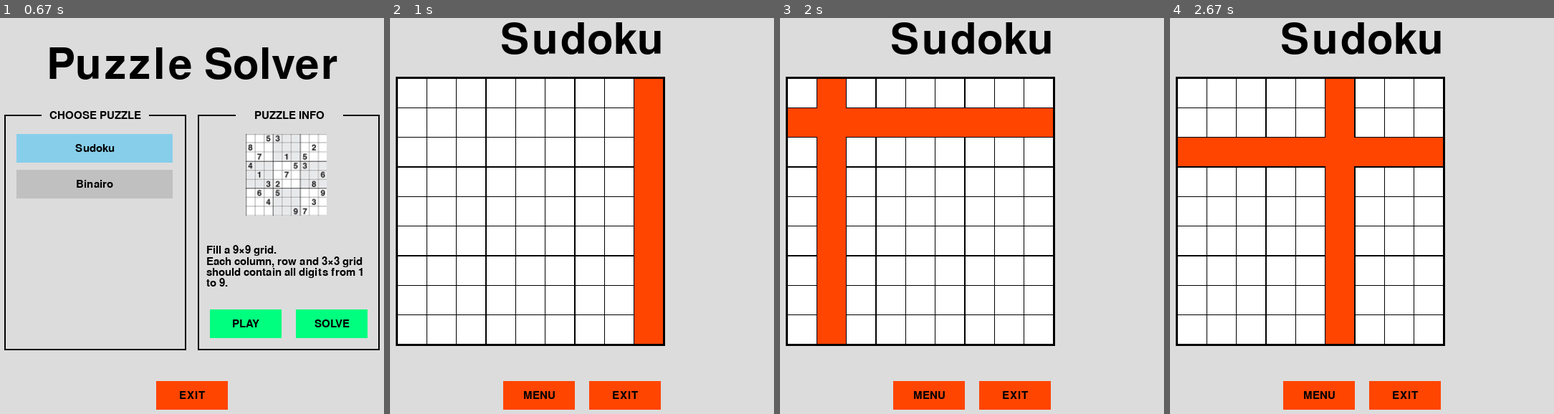
Above: before the commit, frames 1-4 (left to right).
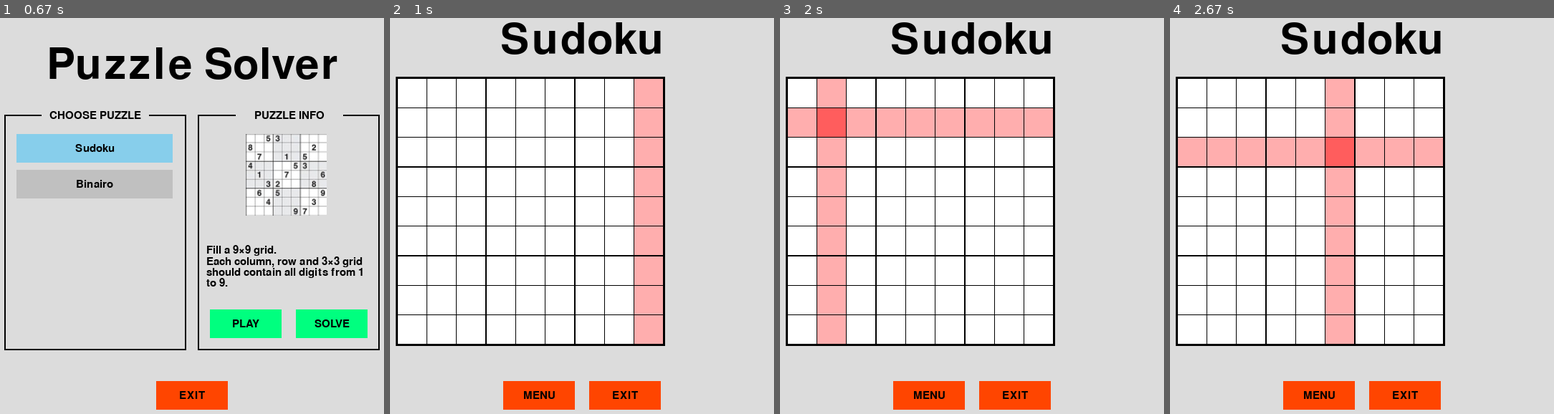
Above: after the commit, the same moments.

Repository: ChristopheVdE/Puzzle-solver
Game: pygame game, started from Application/Pygame/MainMenu.py
The game is run twice, just before and just after one commit, with the same random seed, the same clock (stepped at 60 frames per second) and the same inputs.
Inputs (mouse positions are in pixels of both pictures, inside the frame that each line leads up to):
- Up to frame 1 (0.67 s): click "Sudoku" at 0.38 s
- Up to frame 2 (1 s): click (639, 315) at 0.72 s
- Up to frame 3 (2 s): click (795, 156) at 1.05 s; click (outside the picture) at 1.38 s; click (837, 136) at 1.72 s
- Up to frame 4 (2.67 s): click (1335, 330) at 2.05 s; click (1342, 148) at 2.38 s

Frame 1 is identical in both runs. In frame 2, 5.0% of the frame differs, in the area x 63-72%, y 15-83%; in frame 3, 9.4%, in the area x 2-72%, y 15-83%; in frame 4, 9.4%.

Commit message:
transparency for row/col highlights

Diff:
--- a/Application/Pygame/MainMenu.py
+++ b/Application/Pygame/MainMenu.py
@@ -74,7 +74,7 @@
 # Display size ----------------------------------------------------------------------------------------------
 ScreenWidth = 800
 ScreenHeight = 600
-Screen = pygame.display.set_mode((ScreenWidth, ScreenHeight))
+Screen = pygame.display.set_mode((ScreenWidth, ScreenHeight), pygame.DOUBLEBUF, 32)
 
 # Caption & logo --------------------------------------------------------------------------------------------
 pygame.display.set_caption('Puzzle solver')
@@ -305,15 +305,24 @@
             CubeY += self.CubeSize + self.spaceBetweenCubes
 
     def HiglightLines(self, HighlightColor, mouse):
-        HighlightColor = (HighlightColor[0], HighlightColor[1], HighlightColor[2], 0.01)
+        # Create new surfaces for the higlights
+        RowSurface = pygame.Surface((self.BoardSize -6, self.CubeSize))
+        ColSurface = pygame.Surface((self.CubeSize, self.BoardSize -6))
+        # Set color of highlights
+        RowSurface.fill(HighlightColor)
+        ColSurface.fill(HighlightColor)
+        # Set alpha value of highlights (transparancy)
+        RowSurface.set_alpha(1)
+        ColSurface.set_alpha(1)
+        # Check if mouse position & higlight correct row/ column
         for row in self.Rows:
             for col in self.Cols:
                 # Check if mouse is in column-area & higlight column if true
-                if col[0] + self.CubeSize > mouse[0] > col[0] and col[1] + self.BoardSize -2 > mouse[1] > col[1]:
-                    pygame.draw.rect(self.Screen, HighlightColor, (col[0], col[1], self.CubeSize, self.BoardSize -6))
+                if col[0] + self.CubeSize > mouse[0] > col[0] and col[1] + self.BoardSize - 2 > mouse[1] > col[1]:
+                    self.Screen.blit(ColSurface, (col[0], col[1]))
                 # Check if mouse is in row-area & higlight row if true
                 if row[0] + self.BoardSize -5 > mouse[0] > row[0] and row[1] + self.CubeSize> mouse[1] > row[1]:
-                    pygame.draw.rect(self.Screen, HighlightColor, (row[0], row[1], self.BoardSize -6, self.CubeSize))
+                    self.Screen.blit(RowSurface, (row[0], row[1]))
     """
     def UpdateCube(self):
         # highlight selected cube
